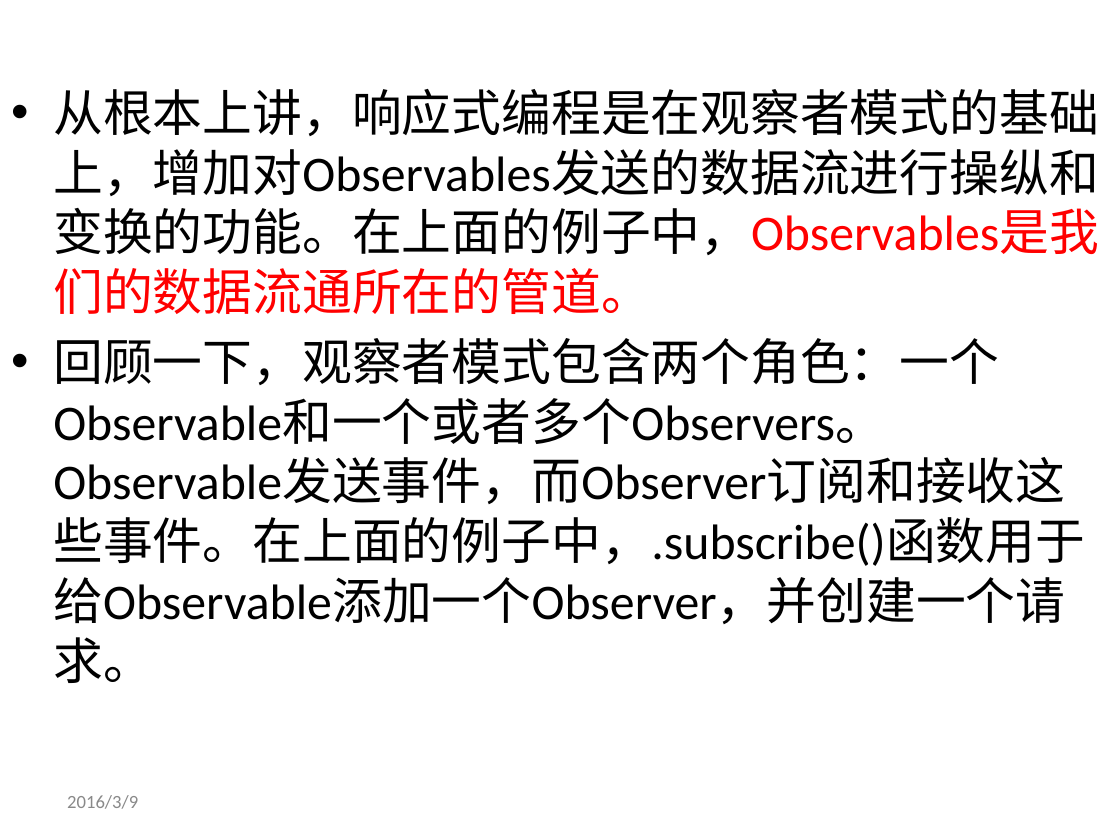
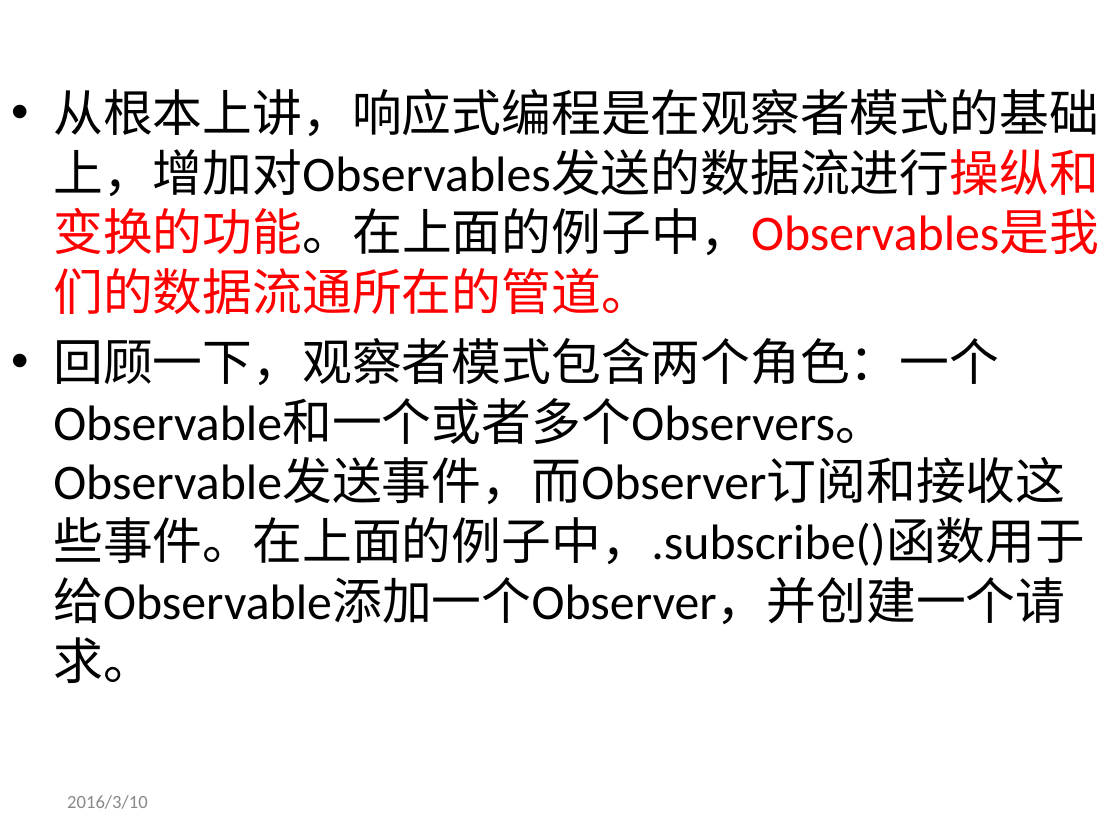
Before and after one commit to genglei-cuan/Study, a slide deck: slide 28 of notes/rxjava/RxJava简介.pptx (slide 10 before the commit). Drawn at 1120x840 pixels with LibreOffice and Linux fonts; fonts in the diff are those of the drawing; background and template pictures are left out. Boxes give left, top, right and bottom in pixels: in the first picture for what was removed or moved away, otherwise in the second. Text is boxed around its words. In the diff, an @@ line names an element or a change of style, - is before the commit and + after.

```diff
--- a/notes/rxjava/RxJava简介.pptx
+++ b/notes/rxjava/RxJava简介.pptx
@@ text at (53,89,1099,314): text colour #000000 to #FF0000 in "从根本上讲，响应式编程是在观察者模式的基础上，增加对Observables发送的数据流进行操纵和变换的功能。在上面的例子 ..." @@
@@ text at (67,795,148,809): text changed @@
-2016/3/9
+2016/3/10
```
Also in this commit, not shown: 3 other slides changed.
